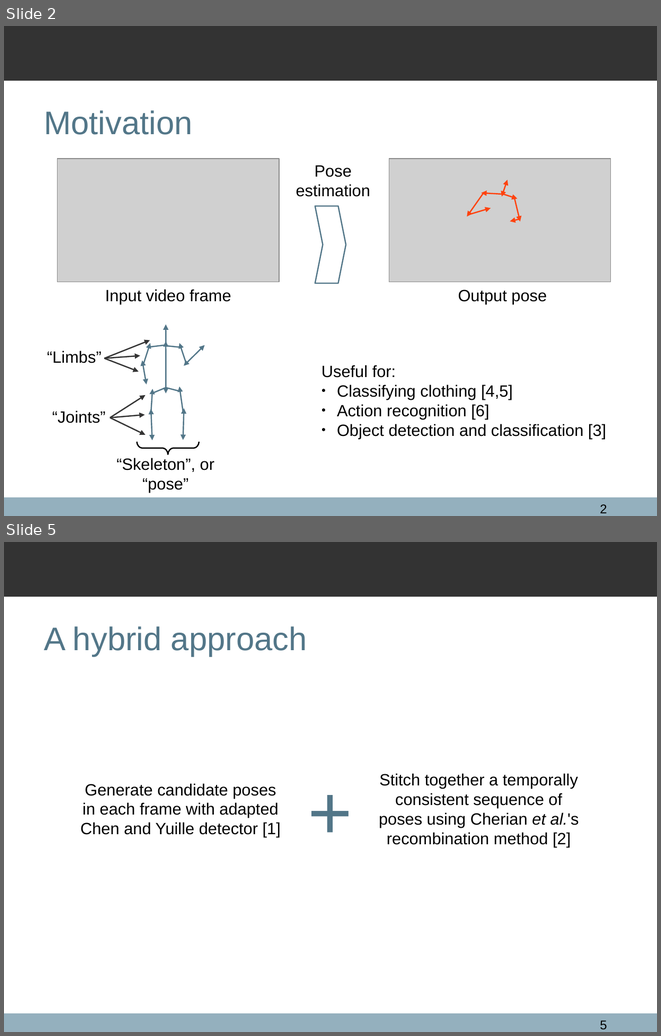
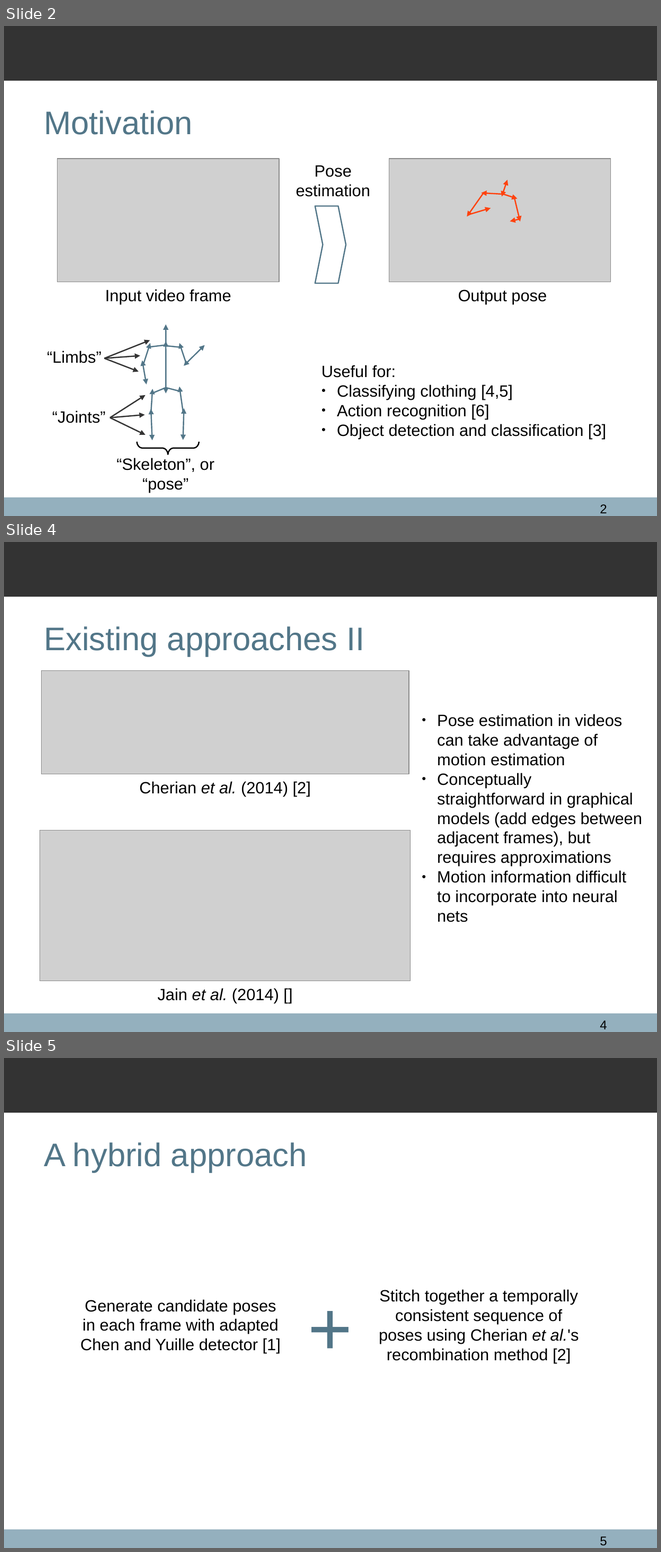
Before and after one commit to qxcv/comp2560, a slide deck: presentation/presentation.odp. Shown one above the other, each under a label of ours: slides 2 and 5 before the commit, slides 2, 4 and 5 after it; the slides between them are not shown. The pictures are 661x1036 and 661x1552 pixels, drawn with LibreOffice and Linux fonts; fonts in the diff are those of the drawing; grey boxes stand for pictures; background and template pictures are left out. Boxes give left, top, right and bottom in pixels: in the first picture for what was removed or moved away, otherwise in the second. Text is boxed around its words. In the diff, an @@ line names an element or a change of style, - is before the commit and + after.

Commit message:
More existing work

```diff
--- a/presentation/presentation.odp
+++ b/presentation/presentation.odp
@@ slide 4 added at <box>4,542,657,1032</box>, background #FFFFFF; not listed: 2 template elements that a slide beside it also shows @@
@@ title added at <box>44,626,365,656</box>, 36 pt, text #527688 @@
+Existing approaches II
@@ picture added at <box>41,671,409,774</box> @@
@@ text added at <box>437,714,642,922</box>, 18 pt, text #000000 @@
+● Pose estimation in videos can take advantage of motion estimation
+● Conceptually straightforward in graphical models (add edges between adjacent frames), but requires approximations
+● Motion information difficult to incorporate into neural nets
@@ text added at <box>139,781,311,796</box>, 18 pt, text #000000 @@
+Cherian et al. (2014) [2]
@@ picture added at <box>40,830,410,981</box> @@
@@ text added at <box>158,988,279,1003</box>, 18 pt, text #000000 @@
+Jain et al. (2014) []
@@ page number added at <box>600,1020,607,1029</box>, 14 pt, text #000000 @@
+4
```
Also in this commit, not shown: 2 slides changed, 1 other slide added, 2 slides removed, 4 other files.
